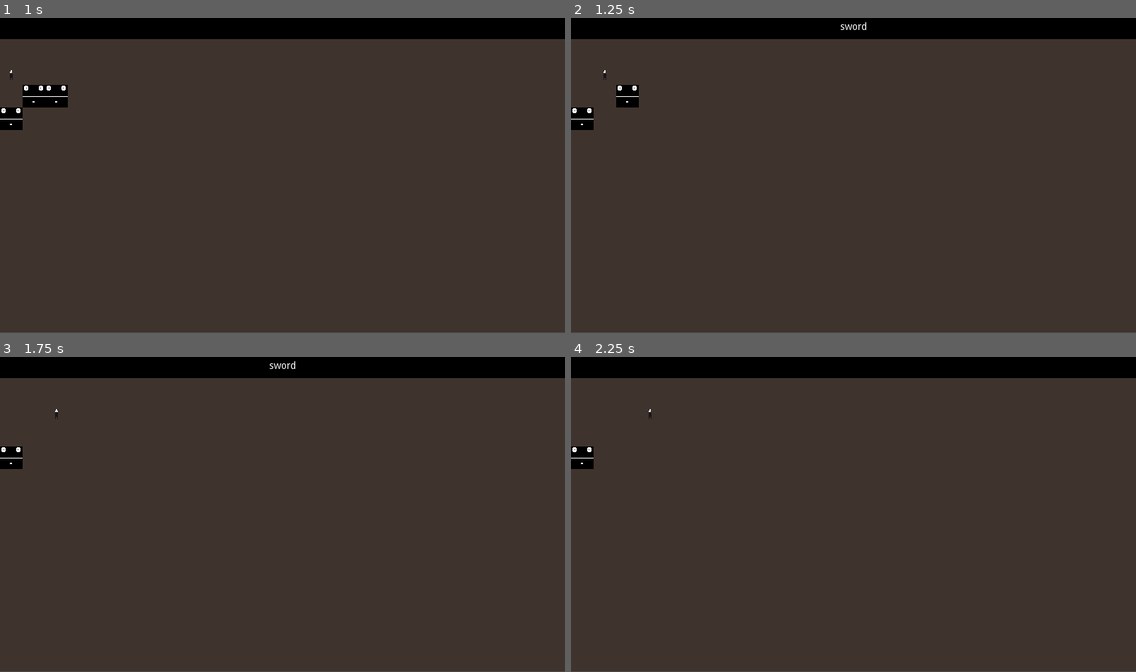
Above: before the commit, frames 1-4 (two rows, left to right).
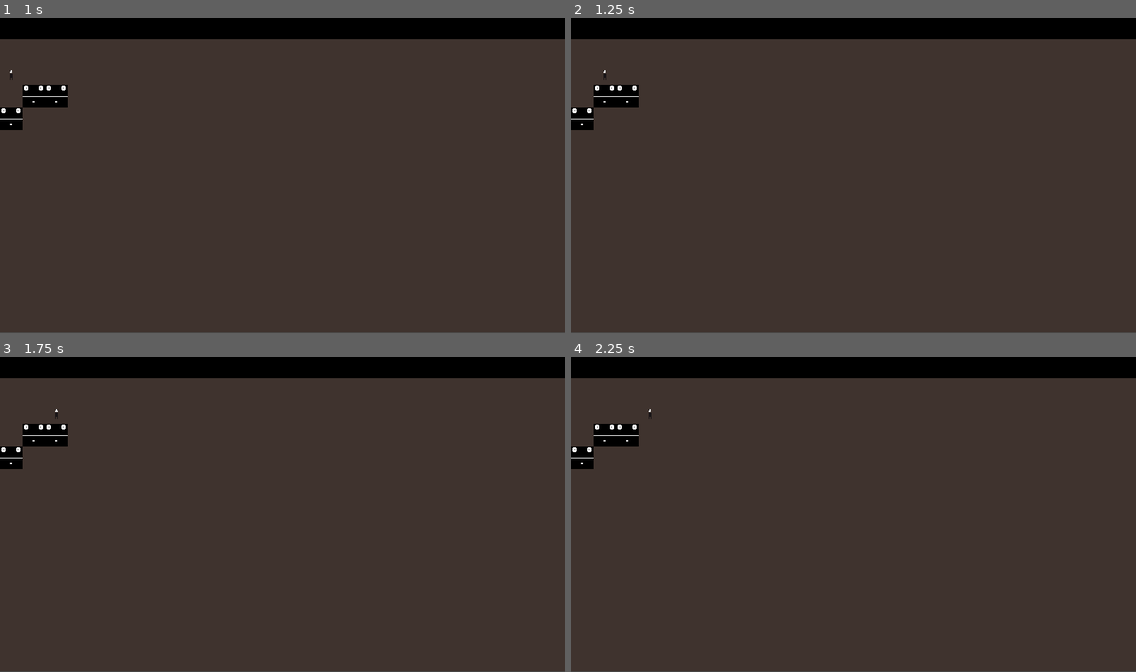
Above: after the commit, the same moments.

Repository: Academia-Team/Academia-Fall-of-the-Citadel
Game: Godot game, scene res://scene/gamescr.tscn
The game is run twice, just before and just after one commit, with the same random seed, the same clock (stepped at 60 frames per second) and the same inputs.
Inputs:
- Up to frame 1 (1 s): tap Enter at 0.5 s; hold Right (move_right) from 0.53 s (still down); tap Space (action) at 0.6 s
- Up to frame 2 (1.25 s): keep holding Right (move_right)
- Up to frame 3 (1.75 s): release Right (move_right) at 1.28 s; hold Down (move_down) from 1.28 s (still down); tap Ctrl (stay) at 1.35 s
- Up to frame 4 (2.25 s): tap Space (action) at 2, 2.1 s; release Down (move_down) at 2.03 s; hold Right (move_right) from 2.03 s (still down)

Frame 1 is identical in both runs. In frame 2, 0.3% of the frame differs, in the area x 4-53%, y 1-29%; in frame 3, 0.6%; in frame 4, 0.6%.

Commit message:
Handle the different player collisionboxes differently

Diff:
--- a/scene/player.gd
+++ b/scene/player.gd
@@ -8,6 +8,7 @@
 var future_dir
 var held_item
 var lives
+var targets = {"top": null, "bottom": null, "left": null, "right": null}
 
 const MOVE_QUEUE_SZ = 256
 var move_queue
@@ -119,15 +120,15 @@
 
 	return opposing_dir
 
-func _on_player_area_entered(area):
-	var collisionCategory = area.get_class()
+func handle_collision(obj):
+	var collisionCategory = obj.get_class()
 	if collisionCategory == "item":
 		if not held_item:
-			held_item = area.acquire()
+			held_item = obj.acquire()
 			emit_signal("pick_up_item", held_item)
 	elif collisionCategory == 'enemy':
 		if (lives > 0): lives = lives - 1
-		area.attack()
+		obj.attack()
 
 
 func _on_move_timer_timeout():
@@ -149,3 +150,33 @@
 			position = future_pos
 		else:
 			move_queue.clear()
+
+
+func _on_player_area_shape_entered(area_rid, area, area_shape_index, local_shape_index):
+	var triggered_collisionbox = shape_owner_get_owner(local_shape_index)
+
+	if triggered_collisionbox.name == "collisionbox":
+		handle_collision(area)
+	elif area.get_class() == "Enemy":
+		match triggered_collisionbox.name:
+			"right_collisionbox":
+				targets["right"] = area
+			"left_collisionbox":
+				targets["left"] = area
+			"top_collisionbox":
+				targets["top"] = area
+			"bottom_collisionbox":
+				targets["bottom"] = area
+
+
+func _on_player_area_shape_exited(area_rid, area, area_shape_index, local_shape_index):
+	var triggered_collisionbox = shape_owner_get_owner(local_shape_index)
+	match triggered_collisionbox.name:
+		"right_collisionbox":
+			targets["right"] = null
+		"left_collisionbox":
+			targets["left"] = null
+		"top_collisionbox":
+			targets["top"] = null
+		"bottom_collisionbox":
+			targets["bottom"] = null
--- a/scene/player.tscn
+++ b/scene/player.tscn
@@ -53,5 +53,6 @@
 position = Vector2( 15, 45 )
 shape = SubResource( 5 )
 
-[connection signal="area_entered" from="." to="." method="_on_player_area_entered"]
+[connection signal="area_shape_entered" from="." to="." method="_on_player_area_shape_entered"]
+[connection signal="area_shape_exited" from="." to="." method="_on_player_area_shape_exited"]
 [connection signal="timeout" from="move_timer" to="." method="_on_move_timer_timeout"]
